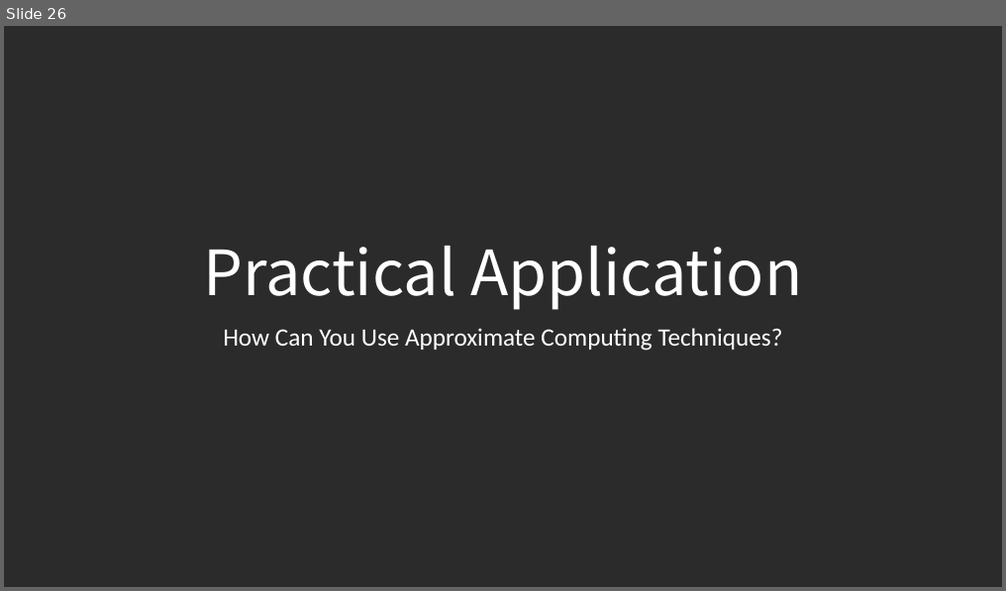
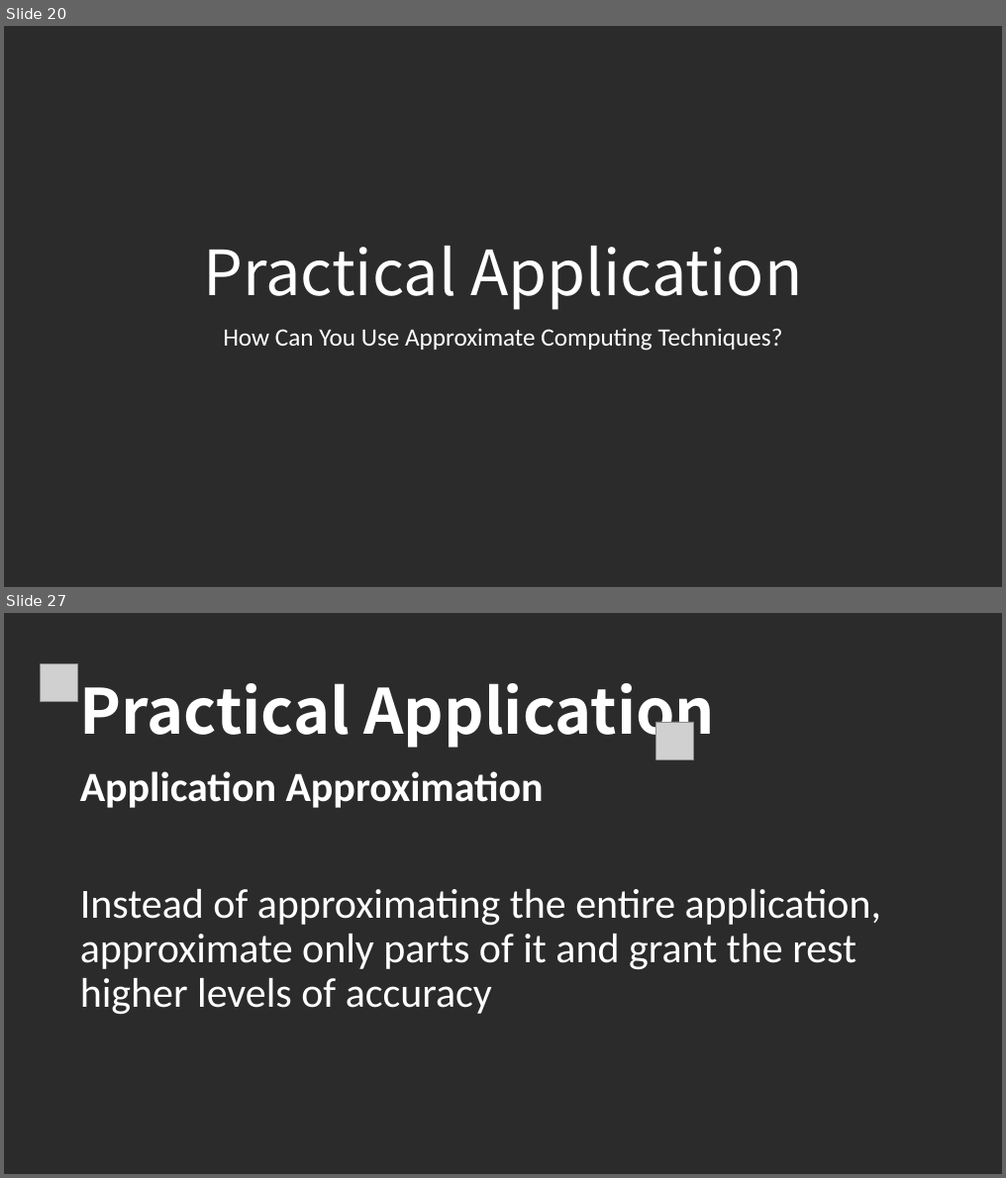
Before and after one commit to LoloMarty/2024-, a slide deck: CS4630/Approximate Computing.pptx. Shown one above the other, each under a label of ours: slide 26 before the commit, slides 20 and 27 after it; the slides between them are not shown. The pictures are 1006x591 and 1006x1178 pixels, drawn with LibreOffice and Linux fonts; fonts in the diff are those of the drawing; grey boxes stand for pictures; background and template pictures are left out; a plain dark background stands for a picture behind light text. Boxes give left, top, right and bottom in pixels: in the first picture for what was removed or moved away, otherwise in the second. Text is boxed around its words. In the diff, an @@ line names an element or a change of style, - is before the commit and + after.

```diff
--- a/CS4630/Approximate Computing.pptx
+++ b/CS4630/Approximate Computing.pptx
@@ slide 27 added at [4, 613, 1002, 1174], background picture (left out) @@
@@ picture added at [40, 663, 78, 702] @@
@@ text added at [80, 683, 716, 749], 60 pt, text #FFFFFF, bold @@
+Practical Application
@@ picture added at [656, 722, 694, 760] @@
@@ text added at [80, 771, 544, 808], 40 pt, text #FFFFFF, bold @@
+Application Approximation
@@ text added at [80, 889, 882, 1014], 40 pt, text #FFFFFF @@
+Instead of approximating the entire application, approximate only parts of it and grant the rest higher levels of accuracy
@@ what was slide 26 is now slide 20 @@
```
Also in this commit, not shown: 19 other slides added, 6 slides removed, 1 other file.
